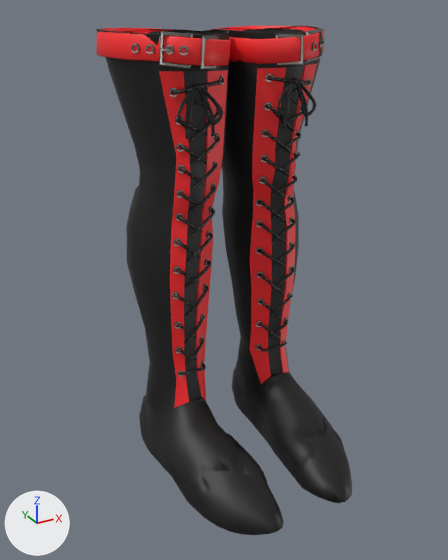
Renders of the FBX model BondageClub/Assets/3D/Shoes/MistressBoots.fbx from each side of a commit.
Camera for both pictures: a 50 mm lens placed at (-0.39, -0.712, 0.626), pointed at (-0.028, -0.053, 0.297). Arrows for +X, +Y and +Z are at lower left; the lights stay in place. Where no turn or scale is listed for an object, it has been applied to the vertices. Vertices at the same position are counted once.

Objects in the first picture: 'boots_mesh'.
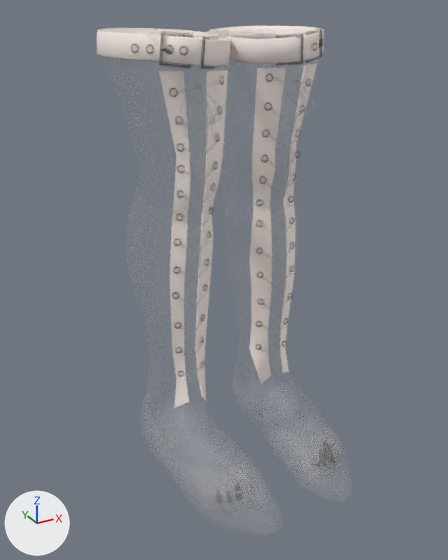
The change, as a diff of the scene's bpy script:
```diff
--- a/BondageClub/Assets/3D/Shoes/MistressBoots.fbx.py
+++ b/BondageClub/Assets/3D/Shoes/MistressBoots.fbx.py
@@ img_mistressboots1_bmp @@
-img_mistressboots1_bmp = load_image('MistressBoots1.bmp', '_unpacked/MistressBoots1.bmp', 256, 256, 'sRGB')
+img_mistressboots1_bmp = load_image('MistressBoots1.bmp', '_unpacked/MistressBoots1.bmp', 256, 256, 'Non-Color')
@@ img_mistressboots2_bmp @@
-img_mistressboots2_bmp = load_image('MistressBoots2.bmp', '_unpacked/MistressBoots2.bmp', 512, 512, 'sRGB')
+img_mistressboots2_bmp = load_image('MistressBoots2.bmp', '_unpacked/MistressBoots2.bmp', 512, 512, 'Non-Color')
@@ mat_mesh0 @@
 n0 = _N.new('ShaderNodeBsdfPrincipled'); n0.name = 'Principled BSDF'
+n0.inputs[0].default_value = (0.102, 0.102, 0.102, 1.0)  # 'Base Color', dark grey #5a5a5a
 n0.inputs[1].default_value = 0.141  # 'Metallic'
@@ mat_mesh0 @@
 n2 = _N.new('ShaderNodeTexImage'); n2.name = 'Image Texture'
 n2.image = img_mistressboots0_bmp
-_L.new(n2.outputs[0], n0.inputs[0])  # 'Color' to 'Base Color'
-_L.new(n2.outputs[1], n0.inputs[4])  # 'Alpha' to 'Alpha'
 _L.new(n0.outputs[0], n1.inputs[0])  # 'BSDF' to 'Surface'
+_L.new(n2.outputs[0], n0.inputs[4])  # 'Color' to 'Alpha'
@@ mat_material_064 @@
 mat_material_064 = principled_material('Material.064')
-mat_material_064.base_color = (1.0, 0.0218, 0.0251)  # red #ff292c
+mat_material_064.base_color = (1.0, 0.899, 0.844)  # white #fff3ed
@@ mat_mesh1_010 @@
+mat_mesh1_010 = bpy.data.materials.new('Mesh1.010')
+# colours: light grey #c7c7c7
+# uses the picture img_mistressboots1_bmp
@@ mat_mesh2_011 @@
+mat_mesh2_011 = bpy.data.materials.new('Mesh2.011')
+# colours: light grey #cccccc
+# uses the picture img_mistressboots2_bmp
@@ me_boots @@
 me_boots.from_pydata(...)  # 11846 vertices, 12416 faces; spans x -0.149..0.149, y -0.234..0.091, z -0.022..0.604
 # used by ob_boots_mesh; location = (0.0, 0.0, 0.0)
+# me_boots part 1: all 7792 faces that had it switch from mat_mesh1 (picture img_mistressboots1_bmp) to mat_mesh1_010
+# me_boots part 2: all 192 faces that had it switch from mat_mesh2 (picture img_mistressboots2_bmp) to mat_mesh2_011
 me_boots.materials.append(mat_mesh0)
```

Boxes (x1, y1, x2, y2) around the edits, measured in the pictures (448 x 560 px):
'boots_mesh', surface changed, recoloured (red to grey): (96, 26, 352, 535) in both
part 1 of me_boots, recoloured (black to grey): before (96, 26, 352, 535); after (176, 78, 311, 374)
part 2 of me_boots, recoloured (black): before (183, 66, 304, 401)
